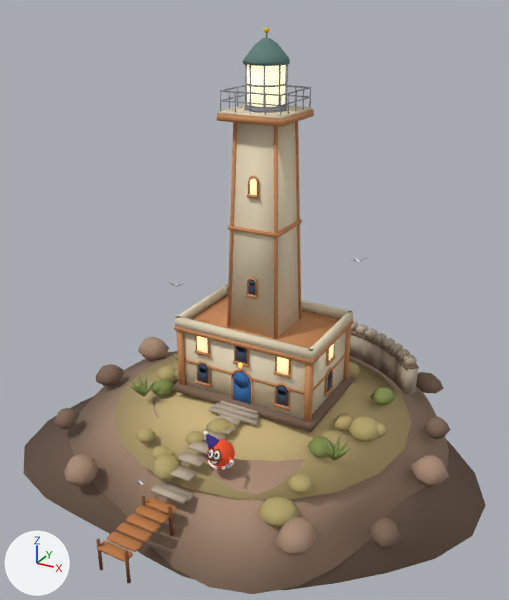
An edit to the glTF model art/islas/3d/faro.glb, drawn before and after from the same camera.
Rendered twice from a 50 mm camera at (10.81, -20.07, 14.81) aimed at (0.25, -0.87, 5.21). Lighting does not change. The marker at lower left points along +X, +Y and +Z. The first picture is the older version. Where no turn or scale is listed for an object, it has been applied to the vertices. Vertices at exactly the same position are counted once.

Script lines for the objects in view, before the commit:
```python
ob_faro_isla = bpy.data.objects.new('faro_isla', me_faro_isla)
ob_faro_isla.location = (0.0, 0.0, 0.0)
```
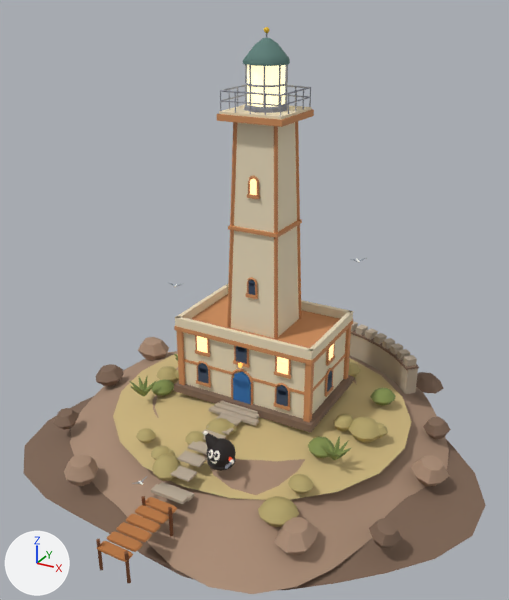
Patch to the scene script:
```diff
--- a/art/islas/3d/faro.glb.py
+++ b/art/islas/3d/faro.glb.py
@@ mat_ink_gltf_contorno @@
+mat_ink_gltf_contorno = principled_material('ink_gltf_contorno')
+mat_ink_gltf_contorno.base_color = (0.0168, 0.0116, 0.0103)  # black #231c1a
+mat_ink_gltf_contorno.roughness = 0.8
@@ me_faro_isla @@
 # used by ob_faro_isla; location = (0.0, 0.0, 0.0)
-me_faro_isla.from_pydata(...)  # 6658 vertices, 12210 faces; spans x -7.8..8.5, y -8.7..8.4, z -0.8..13.8
+me_faro_isla.from_pydata(...)  # 7038 vertices, 12962 faces; spans x -7.8..8.5, y -8.7..8.4, z -0.8..13.8
+# me_faro_isla part 1: a new loose piece, a UV sphere (18 segments, 10 rings, poles along z) spanning x 0.49..1.41, y -4.8..-3.88, z 0.93..1.86, in mat_ink_gltf_contorno (black #231c1a)
+# me_faro_isla part 2: a new loose piece of 144 vertices spanning x 0.5..1.4, y -4.8..-3.9, z 1.0..1.2, in mat_ink_gltf_contorno (black #231c1a)
+# me_faro_isla part 3: a new loose piece of 72 vertices spanning x 0.4..0.9, y -4.6..-4.1, z 1.5..2.1, in mat_ink_gltf_contorno (black #231c1a)
+# me_faro_isla part 4
+# 50 faces are deleted
+# 33 new faces join them, mat_tb_window_gltf (dark blue #3b4b63)
+# 12 new faces join them, mat_tb_window_lit_gltf (beige #ffd9a0, glowing beige #ffd9a0)
+# 5 new faces join them, mat_blue_door_gltf (blue #2f6fb0)
+# other edits to the shape of me_faro_isla do not show in these pictures
 me_faro_isla.materials.append(mat_tb_rock_gltf)
@@ me_faro_isla @@
 me_faro_isla.materials.append(mat_gull_wing_gltf)
+me_faro_isla.materials.append(mat_ink_gltf_contorno)  # black #231c1a
```

Boxes (x1, y1, x2, y2) around the edits, measured in the pictures (509 x 600 px; the box of a moved part takes in the faces that stretch with it):
part 1 of me_faro_isla, added (black)
    after: (206, 438, 236, 467)
part 2 of me_faro_isla, added
    after: (207, 459, 235, 471)
part 3 of me_faro_isla, added
    after: (205, 433, 219, 449)
part 4 of me_faro_isla, moved or reshaped
    both: (198, 280, 333, 396)
